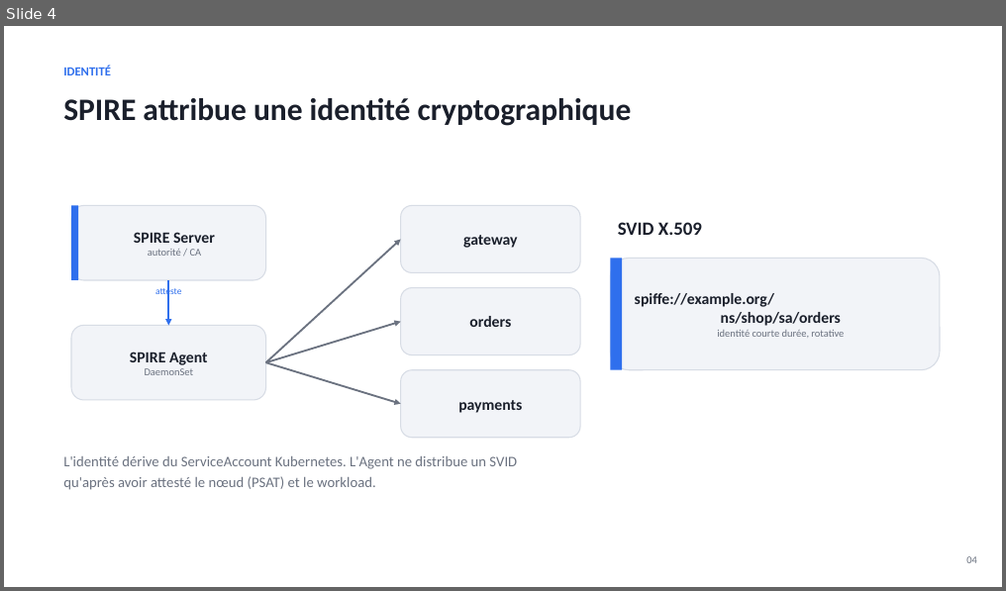
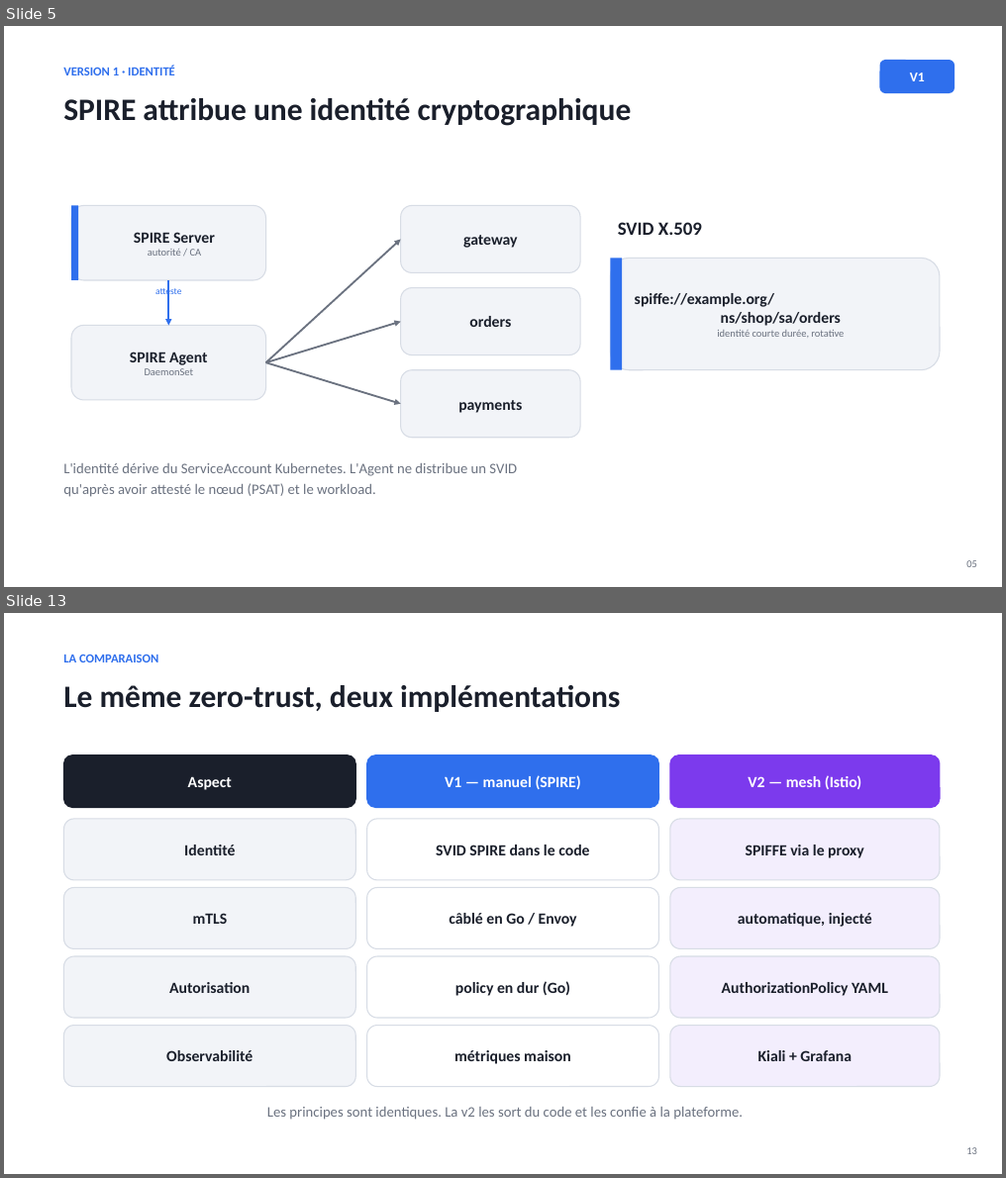
Before and after one commit to Sipixer/SPIRE-DevSecOps, a slide deck: slides/SPIRE-Zero-Trust.pptx. Shown one above the other, each under a label of ours: slide 4 before the commit, slides 5 and 13 after it; the slides between them are not shown. The pictures are 1006x591 and 1006x1178 pixels, drawn with LibreOffice and Linux fonts; fonts in the diff are those of the drawing. Boxes give left, top, right and bottom in pixels: in the first picture for what was removed or moved away, otherwise in the second. Text is boxed around its words. In the diff, an @@ line names an element or a change of style, - is before the commit and + after.

Commit message:
slides: deck réécrit en narratif d'évolution v1 -> v2
- 11 -> 17 slides. Fil rouge : le zero-trust (2 principes) porté
  différemment par les 2 versions.
- V1 (SPIRE manuel) : identité SVID, mTLS+policy en code, Envoy manuel,
  puis une slide 'limites' (charnière).
- V2 (Istio) : bascule (l'app -> le mesh), AuthorizationPolicy déclaratives,
  le 403 démontré, Kiali observable.
- slide comparaison v1 vs v2 (identité/mTLS/autz/observabilité).
- slide accès zero-trust : JIT SSH + Cloudflare Tunnel/Access.
- infra à jour (Istio au lieu de SPIRE dans les slides plateforme/CI).

```diff
--- a/slides/SPIRE-Zero-Trust.pptx
+++ b/slides/SPIRE-Zero-Trust.pptx
@@ slide 13 added at bbox=[4, 613, 1002, 1174], background #FFFFFF @@
@@ text added at bbox=[63, 654, 158, 663], 12 pt, text #2F6FED, bold @@
+LA COMPARAISON
@@ text added at bbox=[63, 685, 620, 712], 30 pt, text #1A1F2B, bold @@
+Le même zero-trust, deux implémentations
@@ rounded rectangle added at bbox=[63, 756, 355, 808], fill #1A1F2B, outline #1A1F2B 1 pt, 15 pt, text #FFFFFF, bold @@
+Aspect
@@ rounded rectangle added at bbox=[367, 756, 659, 808], fill #2F6FED, outline #2F6FED 1 pt, 15 pt, text #FFFFFF, bold @@
+V1 — manuel (SPIRE)
@@ rounded rectangle added at bbox=[670, 756, 940, 808], fill #7C3AED, outline #7C3AED 1 pt, 15 pt, text #FFFFFF, bold @@
+V2 — mesh (Istio)
@@ rounded rectangle added at bbox=[63, 819, 355, 880], fill #F2F4F8, outline #D7DCE5 1 pt, 15 pt, text #1A1F2B, bold @@
+Identité
@@ rounded rectangle added at bbox=[367, 819, 659, 880], fill #FFFFFF, outline #D7DCE5 1 pt, 15 pt, text #1A1F2B, bold @@
+SVID SPIRE dans le code
@@ rounded rectangle added at bbox=[670, 819, 940, 880], fill #F3EEFD, outline #D7DCE5 1 pt, 15 pt, text #1A1F2B, bold @@
+SPIFFE via le proxy
@@ rounded rectangle added at bbox=[63, 888, 355, 950], fill #F2F4F8, outline #D7DCE5 1 pt, 15 pt, text #1A1F2B, bold @@
+mTLS
@@ rounded rectangle added at bbox=[367, 888, 659, 950], fill #FFFFFF, outline #D7DCE5 1 pt, 15 pt, text #1A1F2B, bold @@
+câblé en Go / Envoy
@@ rounded rectangle added at bbox=[670, 888, 940, 950], fill #F3EEFD, outline #D7DCE5 1 pt, 15 pt, text #1A1F2B, bold @@
+automatique, injecté
@@ rounded rectangle added at bbox=[63, 957, 355, 1018], fill #F2F4F8, outline #D7DCE5 1 pt, 15 pt, text #1A1F2B, bold @@
+Autorisation
@@ rounded rectangle added at bbox=[367, 957, 659, 1018], fill #FFFFFF, outline #D7DCE5 1 pt, 15 pt, text #1A1F2B, bold @@
+policy en dur (Go)
@@ rounded rectangle added at bbox=[670, 957, 940, 1018], fill #F3EEFD, outline #D7DCE5 1 pt, 15 pt, text #1A1F2B, bold @@
+AuthorizationPolicy YAML
@@ rounded rectangle added at bbox=[63, 1026, 355, 1087], fill #F2F4F8, outline #D7DCE5 1 pt, 15 pt, text #1A1F2B, bold @@
+Observabilité
@@ rounded rectangle added at bbox=[367, 1026, 659, 1087], fill #FFFFFF, outline #D7DCE5 1 pt, 15 pt, text #1A1F2B, bold @@
+métriques maison
@@ rounded rectangle added at bbox=[670, 1026, 940, 1087], fill #F3EEFD, outline #D7DCE5 1 pt, 15 pt, text #1A1F2B, bold @@
+Kiali + Grafana
@@ text added at bbox=[267, 1107, 743, 1120], 14 pt, text #6B7280 @@
+Les principes sont identiques. La v2 les sort du code et les confie à la plateforme.
@@ text added at bbox=[966, 1148, 977, 1155], 10 pt, text #6B7280 @@
+13
@@ what was slide 4 is now slide 5 @@
@@ slide 5 changed as well @@
@@ text at bbox=[63, 65, 175, 76]: text changed @@
-IDENTITÉ
+VERSION 1 · IDENTITÉ
@@ rounded rectangle added at bbox=[880, 60, 954, 93], fill #2F6FED, 13 pt, text #FFFFFF, bold @@
+V1
@@ text "L'identité dérive du ServiceAccount Kubernetes. ...": place and size @@
-text "L'identité dérive du ServiceAccount Kubernetes. ..." at bbox=[63, 457, 517, 490]
+text "L'identité dérive du ServiceAccount Kubernetes. ..." at bbox=[63, 464, 517, 497]
@@ text removed at bbox=[966, 557, 977, 564] @@
-04
@@ text added at bbox=[966, 561, 977, 568], 10 pt, text #6B7280 @@
+05
```
Also in this commit, not shown: 7 other slides changed, 8 other slides added, 3 slides removed, 1 other file.
